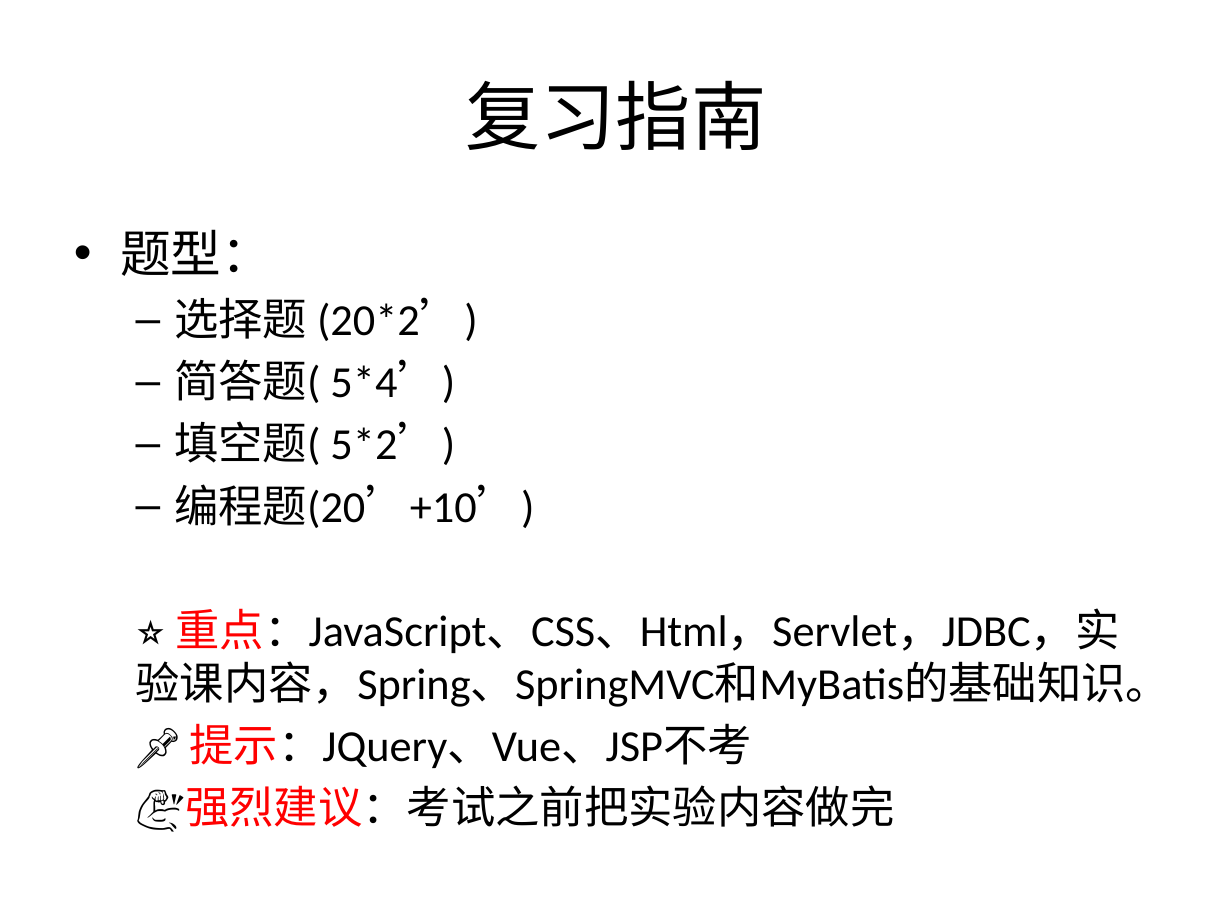
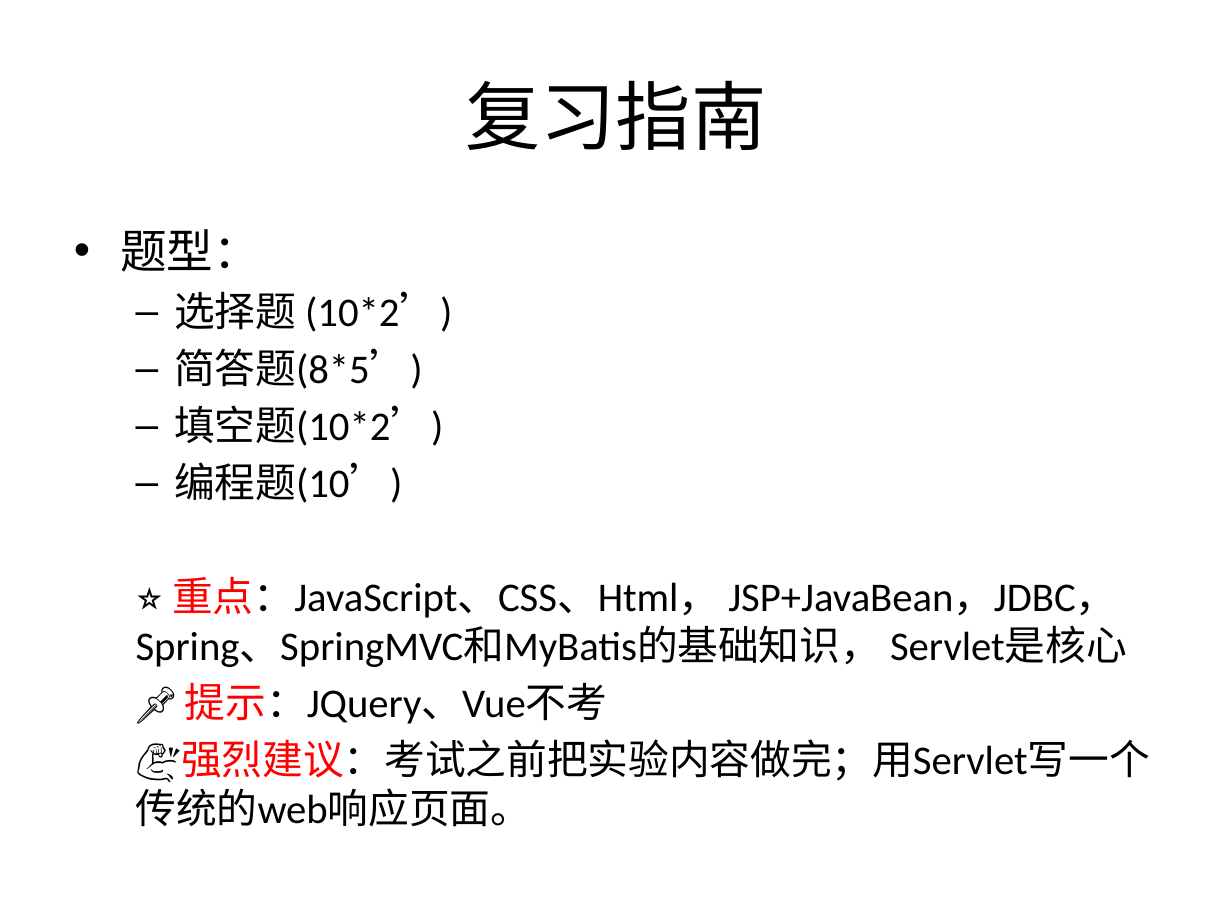
Before and after one commit to chenxofhit/ModernWebFullStack, a slide deck: slide 13 of 课件/part3.JSP:Servlet:SSM/第16章 课程总结.pptx. Drawn at 1232x924 pixels with LibreOffice and Linux fonts; fonts in the diff are those of the drawing. Boxes give left, top, right and bottom in pixels: in the first picture for what was removed or moved away, otherwise in the second. Text is boxed around its words. In the diff, an @@ line names an element or a change of style, - is before the commit and + after.

Commit message:
update: modify 高级Web实验及实验报告 document and remove icon-bs-master.zip and workspace.xml files

```diff
--- a/课件/part3.JSP:Servlet:SSM/第16章 课程总结.pptx
+++ b/课件/part3.JSP:Servlet:SSM/第16章 课程总结.pptx
@@ text at <box>120,229,260,272</box>: size 29.6 to 27.2 pt in "题型：" @@
@@ text at <box>136,291,1150,827</box>: text changed; size 25.9 to 23.8 pt @@
-  – 选择题 (20*2’)
-  – 简答题( 5*4’)
-  – 填空题( 5*2’)
-  – 编程题(20’+10’)
-  ⭐️ 重点：JavaScript、CSS、Html，Servlet，JDBC，实验课内容，Spring、SpringMVC和MyBatis的基础知识。
-  📌 提示：JQuery、Vue、JSP不考
-  💪强烈建议：考试之前把实验内容做完
+  – 选择题 (10*2’)
+  – 简答题(8*5’)
+  – 填空题(10*2’)
+  – 编程题(10’)
+  ⭐️ 重点：JavaScript、CSS、Html， JSP+JavaBean，JDBC，Spring、SpringMVC和MyBatis的基础知识， Servlet是核心
+  📌 提示：JQuery、Vue不考
+  💪强烈建议：考试之前把实验内容做完；用Servlet写一个传统的web响应页面。
```
Also in this commit, not shown: 2 other slides changed, 2 other files.
